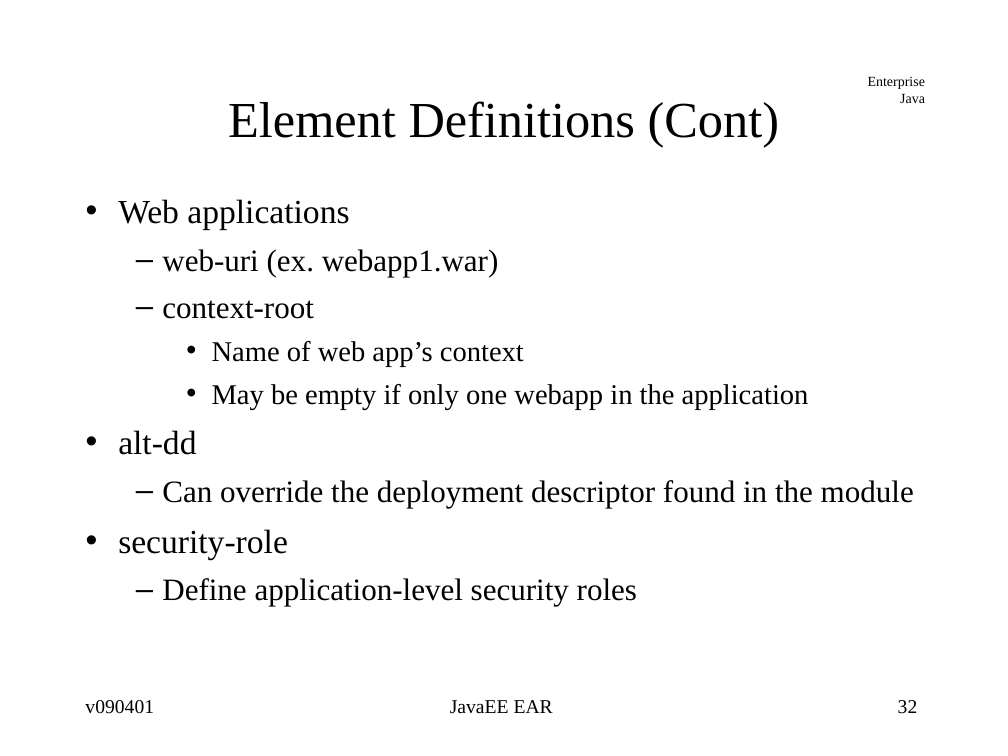
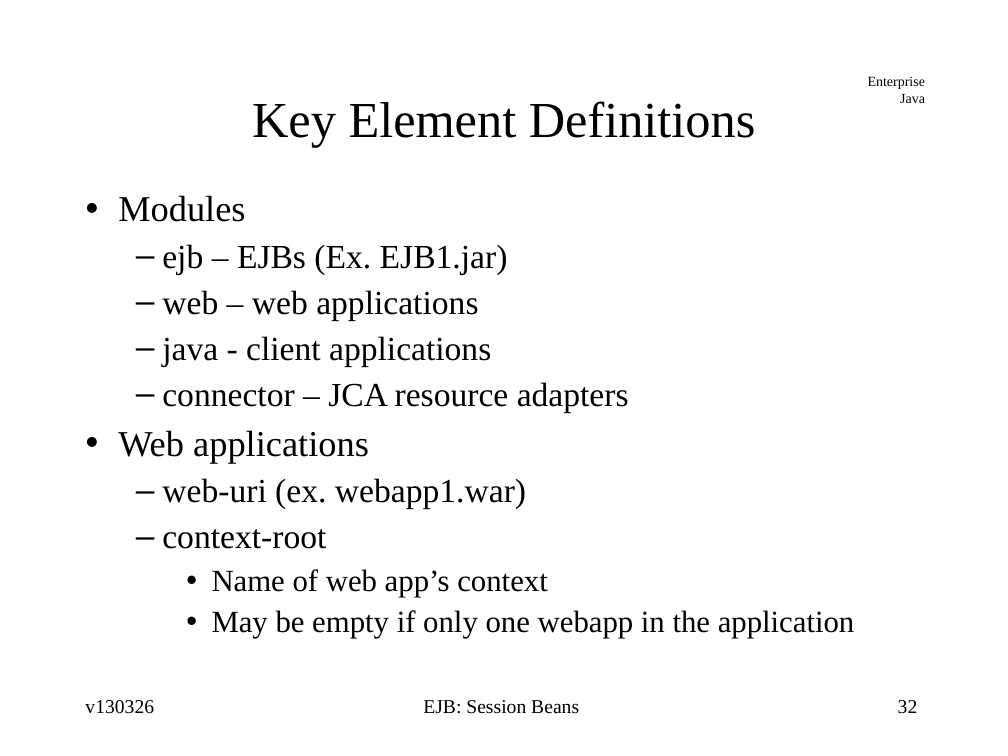
Before and after one commit to jcstaff/ejava-javaee, a slide deck: slide 32 of ejbsessionBank/src/site/resources/lectures/ejbSession.ppt. Drawn at 1008x756 pixels with LibreOffice and Linux fonts; fonts in the diff are those of the drawing. Boxes give left, top, right and bottom in pixels: in the first picture for what was removed or moved away, otherwise in the second. Text is boxed around its words. In the diff, an @@ line names an element or a change of style, - is before the commit and + after.

```diff
--- a/ejbsessionBank/src/site/resources/lectures/ejbSession.ppt
+++ b/ejbsessionBank/src/site/resources/lectures/ejbSession.ppt
@@ title at bbox=[252, 101, 756, 148]: text changed @@
-Element Definitions (Cont)
+Key Element Definitions
@@ text at bbox=[118, 195, 629, 412]: paragraphs added @@
+• Modules
+  – ejb – EJBs (Ex. EJB1.jar)
+  – web – web applications
+  – java - client applications
+  – connector – JCA resource adapters
@@ text at bbox=[118, 430, 914, 606]: paragraphs removed @@
-• alt-dd
-  – Can override the deployment descriptor found in the module
-• security-role
-  – Define application-level security roles
@@ text at bbox=[118, 430, 855, 638]: size 24.1 to 26 pt in "Web applications"; size 22.2 to 24 pt in "web-uri (ex. webapp1.war)", "context-root"; size 20.4 to 22 pt in "Name of web app’s context", "May be empty if only one webapp ..."; line spacing 1 to 0.9 @@
@@ text at bbox=[85, 700, 154, 714]: text changed @@
-v090401
+v130326
@@ text at bbox=[423, 700, 579, 714]: text changed @@
-JavaEE EAR
+EJB: Session Beans
```
Also in this commit, not shown: 72 other slides changed, 1 slide added, 1 slide removed, 1 other file.
